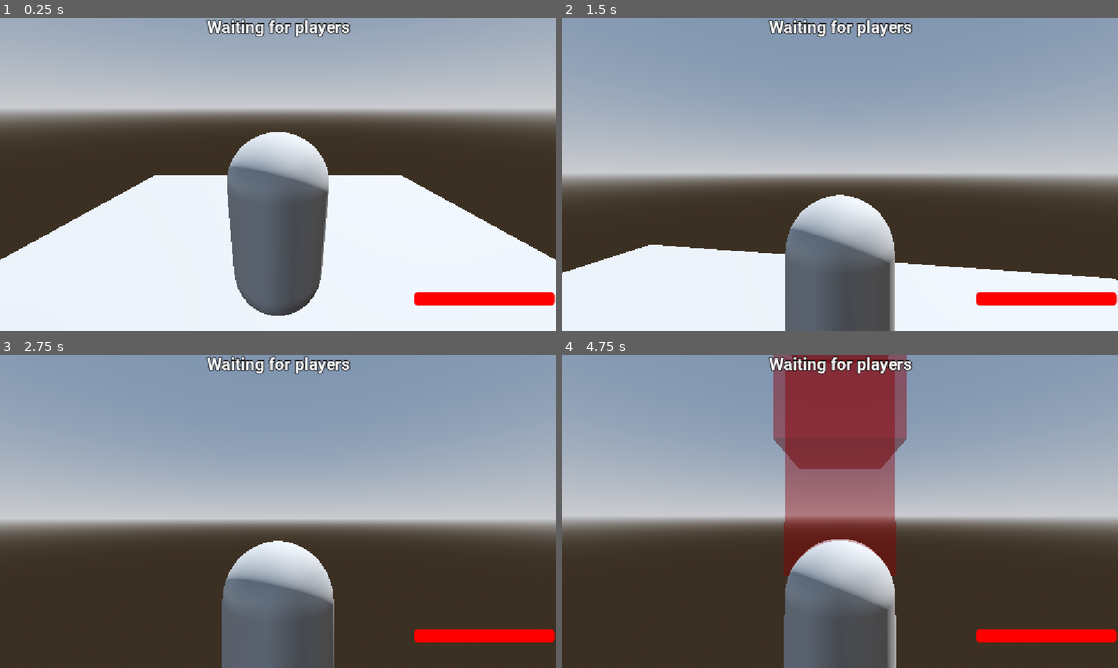
Above: before the commit, frames 1-4 (two rows, left to right).
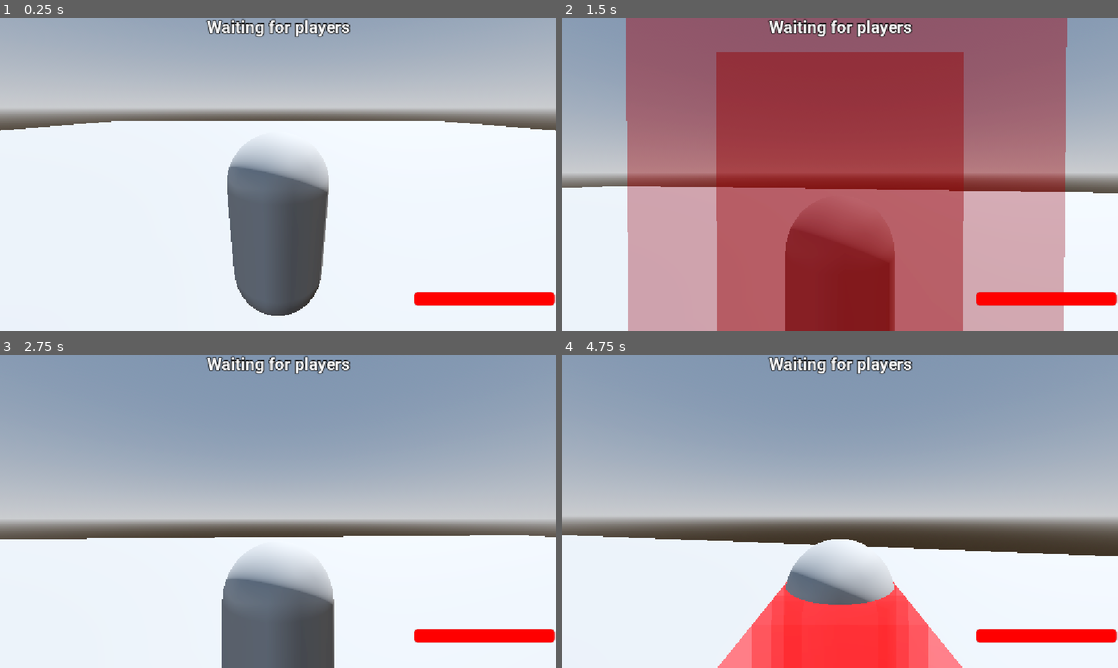
Above: after the commit, the same moments.

Repository: Virus01Official/forgotten_rewrite
Game: Godot game, scene res://main.tscn
Same seed, same stepped clock (60 frames per second), same inputs: the game is played once before the commit and once after it.
Inputs (mouse positions are in pixels of both pictures, inside the frame that each line leads up to):
- Up to frame 1 (0.25 s): no input
- Up to frame 2 (1.5 s): move the mouse to (867, 174) at 0.52 s; hold E (Ability2) 0.53-1.28 s; hold Up (ui_up) from 0.53 s (still down); move the mouse to (812, 174) at 1.27 s; tap Q (Ability1) at 1.35 s
- Up to frame 3 (2.75 s): keep holding Up (ui_up); tap E (Ability2) at 1.55 s; move the mouse to (289, 505) at 2.02 s; hold E (Ability2) from 2.03 s (still down)
- Up to frame 4 (4.75 s): keep holding Up (ui_up); move the mouse to (834, 517) at 2.77 s; release E (Ability2) at 2.78 s; tap R (Ability3) at 2.85 s; tap E (Ability2) at 3.05, 4.55 s; tap Enter at 3.5 s; move the mouse to (878, 514) at 3.52 s; hold E (Ability2) 3.53-4.28 s; tap T (Ability4) at 3.6 s; move the mouse to (795, 508) at 4.27 s; click (795, 508) at 4.35 s

The runs differ from the first frame. In frame 1, 22% of the frame differs, in the area x 0-100%, y 32-78%; in frame 2, 83%, in the area x 0-100%, y 0-100%; in frame 3, 33%; in frame 4, 48%.

Commit message:
added a void rush ability

Diff:
--- a/data/killers/envy.json
+++ b/data/killers/envy.json
@@ -35,7 +35,7 @@
 	  "name": "Void Dash",
 	  "icon": "res://assets/textures/abilityTemplate.png",
 	  "cooldown": 5.0,
-	  "type": "dash",
+	  "type": "void_dash",
 	  "damage": 40,
 	  "speed": 30.0,
 	  "duration": 1.0
--- a/scenes/lobby.tscn
+++ b/scenes/lobby.tscn
@@ -27,7 +27,7 @@
 shadow_enabled = true
 
 [node name="StaticBody3D" type="StaticBody3D" parent="." unique_id=2016647681]
-transform = Transform3D(11.763366, 0, 0, 0, 0.10077381, 0, 0, 0, 14.582792, 0, 0, 0)
+transform = Transform3D(78.264595, 0, 0, 0, 0.10077381, 0, 0, 0, 95.85265, 0, 0, 0)
 
 [node name="CollisionShape3D" type="CollisionShape3D" parent="StaticBody3D" unique_id=301857732]
 shape = SubResource("BoxShape3D_so6iy")
--- a/scripts/ability_component.gd
+++ b/scripts/ability_component.gd
@@ -9,6 +9,11 @@
 var nothingSFX = preload("res://assets/sfx/do_nothing.mp3")
 var explodeSFX = preload("res://assets/sfx/test.ogg")
 var gunDestroyed = false
+
+var _dash_active := false
+var _dash_timer := 0.0
+var _dash_speed := 0.0
+var _dash_tween: Tween
 
 func _activate_ability(ability: String) -> void:
 	if ability == "slash":
@@ -145,7 +150,46 @@
 		_launch_mouse_projectile(target_pos)
 
 		$"..".current_speed = $"..".WALK_SPEED
-
+	elif ability == "void_dash":
+		if _dash_active:
+			return
+
+		var ability_data = get_killer_ability("ability2", $"..".equipped_killer)
+		var dash_speed: float = ability_data.get("speed", 30.0)
+		var dash_damage: int = ability_data.get("damage", 40)
+
+		_dash_active = true
+		$"..".current_speed = 0
+
+		var hit_flag: Array = []
+
+		while Input.is_action_pressed("Ability2"):
+			var delta = get_physics_process_delta_time()
+
+			var forward = -$"..".transform.basis.z
+			forward.y = 0
+			forward = forward.normalized()
+
+			$"..".velocity.x = forward.x * dash_speed
+			$"..".velocity.z = forward.z * dash_speed
+			$"..".move_and_slide()
+
+			hit_flag.append($"..".global_position)
+			$"../..".add_hitbox(
+				$"..".hitboxes,
+				$"..".global_position,
+				hit_flag,
+				dash_damage,
+				"survivor",
+				Vector3(1.2, 1.2, 1.2),
+				$".."
+			)
+
+			await get_tree().physics_frame
+
+		_dash_active = false
+		$"..".current_speed = $"..".WALK_SPEED
+		$"..".usingAbility = false
 	else:
 		print(ability)
 
--- a/scripts/player.gd
+++ b/scripts/player.gd
@@ -124,15 +124,13 @@
 		await get_tree().create_timer(0.5).timeout
 		abilityTimer_timeout()
 
-	if Input.is_action_just_pressed("Ability2") and not usingAbility and not _is_on_cooldown(equipped_ability1.get("name", "Ability2")):
+	if Input.is_action_just_pressed("Ability2") and not usingAbility and not _is_on_cooldown(equipped_ability2.get("name", "Ability2")):
 		var ability_type = equipped_ability2.get("type", "")
 		var ability_name = equipped_ability2.get("name", "Ability2")
 		var cooldown_duration = equipped_ability2.get("cooldown", COOLDOWN_ABILITY2)
-		Ability_Component._activate_ability(ability_type)
-		_start_cooldown(ability_name, cooldown_duration)
-		usingAbility = true
-		await get_tree().create_timer(0.5).timeout
-		abilityTimer_timeout()
+		_start_cooldown(ability_name, cooldown_duration)
+		usingAbility = true
+		Ability_Component._activate_ability(ability_type)
 
 	if Input.is_action_just_pressed("Ability3") and not usingAbility and not equipped_ability3.is_empty() and not _is_on_cooldown(equipped_ability1.get("name", "Ability3")):
 		var ability_type = equipped_ability3.get("type", "")
